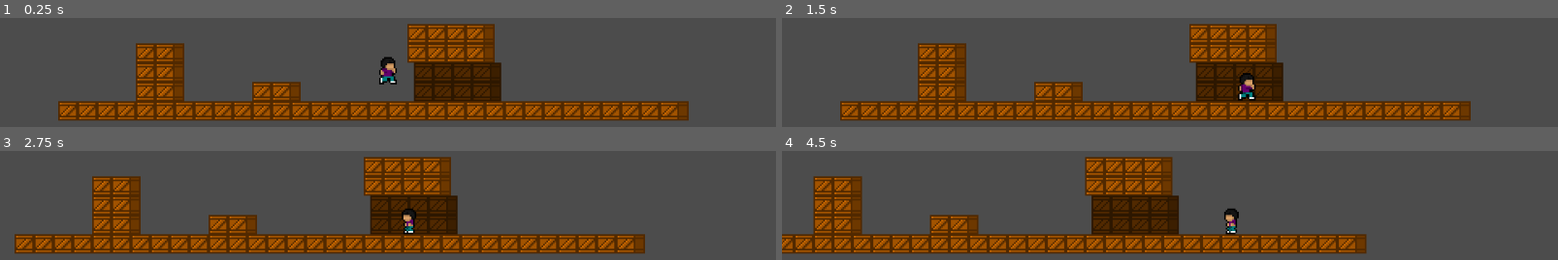
Above: before the commit, frames 1-4 (two rows, left to right).
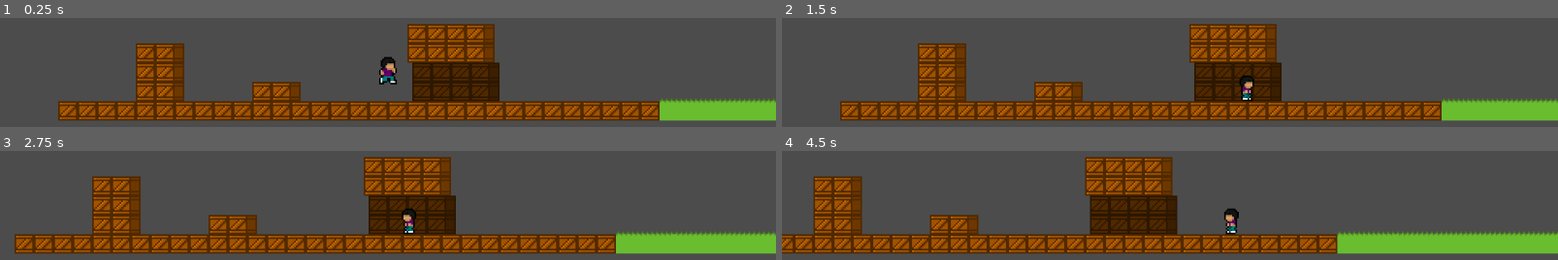
Above: after the commit, the same moments.

Repository: Guilherme-Calland/superMegaDorito
Game: Godot game, scene res://scenes/level/TestLevel.tscn
The game is run twice, just before and just after one commit, with the same random seed, the same clock (stepped at 60 frames per second) and the same inputs.
Inputs:
- Up to frame 1 (0.25 s): no input
- Up to frame 2 (1.5 s): hold Shift (grab) 0.53-1.28 s; hold D (right) from 0.53 s (still down); tap W (jump) at 0.77 s; tap Shift (grab) at 1.35 s
- Up to frame 3 (2.75 s): tap W (jump) at 1.52 s; release D (right) at 2.03 s; hold A (left) from 2.03 s (still down); hold Shift (grab) from 2.03 s (still down)
- Up to frame 4 (4.5 s): release A (left) at 2.78 s; release Shift (grab) at 2.78 s; hold D (right) 2.78-4.28 s; tap Shift (grab) at 2.85, 4.35 s; tap W (jump) at 3.02, 3.77 s; hold Shift (grab) 3.53-4.28 s; hold A (left) from 4.28 s (still down)

The runs differ from the first frame. In frame 1, 3.8% of the frame differs, in the area x 53-100%, y 40-95%; in frame 2, 4.1%; in frame 3, 4.8%; in frame 4, 6.5%, in the area x 39-100%, y 40-95%.

Commit message:
grass tiles

Diff:
--- a/scenes/level/TestLevel.tscn
+++ b/scenes/level/TestLevel.tscn
@@ -1,37 +1,42 @@
-[gd_scene load_steps=4 format=2]
+[gd_scene load_steps=5 format=2]
 
 [ext_resource path="res://tileSet/WoodTiles.tres" type="TileSet" id=1]
 [ext_resource path="res://scenes/player/Player.tscn" type="PackedScene" id=2]
 [ext_resource path="res://tileSet/StoneTiles.tres" type="TileSet" id=3]
+[ext_resource path="res://tileSet/GrassTiles.tres" type="TileSet" id=4]
 
 [node name="TestLevel" type="Node2D"]
 
 [node name="Player" parent="." instance=ExtResource( 2 )]
 position = Vector2( 0, -29 )
 collision_mask = 0
+collision/safe_margin = 0.1
 
 [node name="StoneTiles" type="TileMap" parent="."]
 tile_set = ExtResource( 3 )
 cell_size = Vector2( 12, 12 )
 collision_layer = 2
 format = 1
-tile_data = PoolIntArray( -131085, 0, 0, -131084, 0, 0, -65549, 0, 0, -65548, 0, 0, -13, 0, 0, -12, 0, 0, -7, 0, 0, -6, 0, 0 )
 
 [node name="WoodBoxTiles" type="TileMap" parent="."]
 tile_set = ExtResource( 1 )
 cell_size = Vector2( 12, 12 )
 format = 1
-tile_data = PoolIntArray( -262143, 536870912, 0, -262142, 53 …(871 unchanged characters)… 2, 0, 12, 536870912, 0, 13, 536870912, 0, 14, 536870912, 0 )
+tile_data = PoolIntArray( -262143, 536870912, 0, -262142, 53 …(871 unchanged characters)… 2, 0, 12, 536870912, 0, 13, 536870912, 0 )
 
 [node name="WoodBoxScenary" type="TileMap" parent="."]
-position = Vector2( -2.989, 0 )
-tile_set = ExtResource( 1 )
-cell_size = Vector2( 6, 6 )
-format = 1
-
-[node name="WoodBoxScenary2" type="TileMap" parent="."]
-position = Vector2( 3.785, 0 )
+position = Vector2( 2.784, 0 )
+z_index = -1
 tile_set = ExtResource( 1 )
 cell_size = Vector2( 12, 12 )
 format = 1
 tile_data = PoolIntArray( -131071, 536870913, 0, -131070, 536870915, 0, -131069, 536870913, 0, -131068, 536870913, 0, -65535, 536870913, 0, -65534, 536870915, 0, -65533, 536870913, 0, -65532, 536870913, 0 )
+
+[node name="GrassTiles" type="TileMap" parent="."]
+position = Vector2( 0, -2 )
+z_index = 7
+tile_set = ExtResource( 4 )
+cell_size = Vector2( 12, 12 )
+collision_layer = 2
+format = 1
+tile_data = PoolIntArray( 14, 536870912, 0, 15, 536870912, 0, 16, 536870912, 0, 17, 0, 0, 18, 0, 0, 19, 0, 0, 20, 0, 0, 21, 0, 0, 22, 0, 0, 23, 0, 0, 24, 0, 0, 25, 0, 0, 26, 0, 0, 27, 0, 0, 28, 0, 0, 29, 536870912, 0 )
--- /dev/null
+++ b/scenes/tile/GrassTiles.tscn
@@ -0,0 +1,36 @@
+[gd_scene load_steps=5 format=2]
+
+[ext_resource path="res://graphics/tile/grass/grass_1.png" type="Texture" id=1]
+[ext_resource path="res://graphics/tile/grass/grass_2.png" type="Texture" id=2]
+[ext_resource path="res://graphics/tile/grass/grass_3.png" type="Texture" id=3]
+
+[sub_resource type="RectangleShape2D" id=1]
+extents = Vector2( 10, 11.5012 )
+
+[node name="GrassTiles" type="Node2D"]
+
+[node name="Grass1" type="Sprite" parent="."]
+position = Vector2( 8, 8 )
+texture = ExtResource( 1 )
+
+[node name="StaticBody2D" type="StaticBody2D" parent="Grass1"]
+
+[node name="CollisionShape2D" type="CollisionShape2D" parent="Grass1/StaticBody2D"]
+position = Vector2( 0, 0.699 )
+scale = Vector2( 0.649, 0.5 )
+shape = SubResource( 1 )
+
+[node name="Grass2" type="Sprite" parent="."]
+position = Vector2( 23, 8 )
+texture = ExtResource( 2 )
+
+[node name="StaticBody2D" type="StaticBody2D" parent="Grass2"]
+
+[node name="CollisionShape2D" type="CollisionShape2D" parent="Grass2/StaticBody2D"]
+position = Vector2( 0, 0.65 )
+scale = Vector2( 0.642, 0.5 )
+shape = SubResource( 1 )
+
+[node name="Grass3" type="Sprite" parent="."]
+position = Vector2( 38, 8 )
+texture = ExtResource( 3 )
--- a/scenes/tile/MudTiles.tscn
+++ /dev/null
@@ -1,18 +0,0 @@
-[gd_scene load_steps=3 format=2]
-
-[ext_resource path="res://graphics/tile/mud_1.png" type="Texture" id=1]
-
-[sub_resource type="RectangleShape2D" id=2]
-extents = Vector2( 14, 5 )
-
-[node name="MudTiles" type="Node2D"]
-
-[node name="Mud1" type="Sprite" parent="."]
-position = Vector2( 18, 10 )
-texture = ExtResource( 1 )
-
-[node name="StaticBody2D" type="StaticBody2D" parent="Mud1"]
-
-[node name="CollisionShape2D" type="CollisionShape2D" parent="Mud1/StaticBody2D"]
-position = Vector2( 0, 1 )
-shape = SubResource( 2 )
--- a/scenes/tile/WoodTiles.tscn
+++ b/scenes/tile/WoodTiles.tscn
@@ -18,7 +18,6 @@
 
 [node name="CollisionShape2D" type="CollisionShape2D" parent="Wood1/StaticBody2D"]
 position = Vector2( 3, 0 )
-scale = Vector2( 1.036, 1.021 )
 shape = SubResource( 2 )
 
 [node name="Wood2" type="Sprite" parent="."]
--- /dev/null
+++ b/tileSet/GrassTiles.tres
@@ -0,0 +1,66 @@
+[gd_resource type="TileSet" load_steps=5 format=2]
+
+[ext_resource path="res://graphics/tile/grass/grass_1.png" type="Texture" id=1]
+[ext_resource path="res://graphics/tile/grass/grass_2.png" type="Texture" id=2]
+[ext_resource path="res://graphics/tile/grass/grass_3.png" type="Texture" id=3]
+
+[sub_resource type="RectangleShape2D" id=1]
+extents = Vector2( 10, 11.5012 )
+
+[resource]
+0/name = "Grass1"
+0/texture = ExtResource( 1 )
+0/tex_offset = Vector2( 0, 0 )
+0/modulate = Color( 1, 1, 1, 1 )
+0/region = Rect2( 0, 0, 12, 14 )
+0/tile_mode = 0
+0/occluder_offset = Vector2( 6, 7 )
+0/navigation_offset = Vector2( 6, 7 )
+0/shape_offset = Vector2( 6, 7.699 )
+0/shape_transform = Transform2D( 0.649, 0, 0, 0.5, 6, 7.699 )
+0/shape = SubResource( 1 )
+0/shape_one_way = false
+0/shape_one_way_margin = 1.0
+0/shapes = [ {
+"autotile_coord": Vector2( 0, 0 ),
+"one_way": false,
+"one_way_margin": 1.0,
+"shape": SubResource( 1 ),
+"shape_transform": Transform2D( 0.649, 0, 0, 0.5, 6, 7.699 )
+} ]
+0/z_index = 0
+1/name = "Grass2"
+1/texture = ExtResource( 2 )
+1/tex_offset = Vector2( 0, 0 )
+1/modulate = Color( 1, 1, 1, 1 )
+1/region = Rect2( 0, 0, 12, 14 )
+1/tile_mode = 0
+1/occluder_offset = Vector2( 6, 7 )
+1/navigation_offset = Vector2( 6, 7 )
+1/shape_offset = Vector2( 6, 7.65 )
+1/shape_transform = Transform2D( 0.642, 0, 0, 0.5, 6, 7.65 )
+1/shape = SubResource( 1 )
+1/shape_one_way = false
+1/shape_one_way_margin = 1.0
+1/shapes = [ {
+"autotile_coord": Vector2( 0, 0 ),
+"one_way": false,
+"one_way_margin": 1.0,
+"shape": SubResource( 1 ),
+"shape_transform": Transform2D( 0.642, 0, 0, 0.5, 6, 7.65 )
+} ]
+1/z_index = 0
+2/name = "Grass3"
+2/texture = ExtResource( 3 )
+2/tex_offset = Vector2( 0, 0 )
+2/modulate = Color( 1, 1, 1, 1 )
+2/region = Rect2( 0, 0, 12, 14 )
+2/tile_mode = 0
+2/occluder_offset = Vector2( 6, 7 )
+2/navigation_offset = Vector2( 6, 7 )
+2/shape_offset = Vector2( 0, 0 )
+2/shape_transform = Transform2D( 1, 0, 0, 1, 0, 0 )
+2/shape_one_way = false
+2/shape_one_way_margin = 0.0
+2/shapes = [  ]
+2/z_index = 0
Binary file added: graphics/tile/grass/grass_1.png
Not shown, added: graphics/tile/grass/grass_1.png.import
Binary file added: graphics/tile/grass/grass_2.png
Not shown, added: graphics/tile/grass/grass_2.png.import
Binary file added: graphics/tile/grass/grass_3.png
Not shown, added: graphics/tile/grass/grass_3.png.import
Binary file changed: graphics/tile/wood/wood_box_2.png
